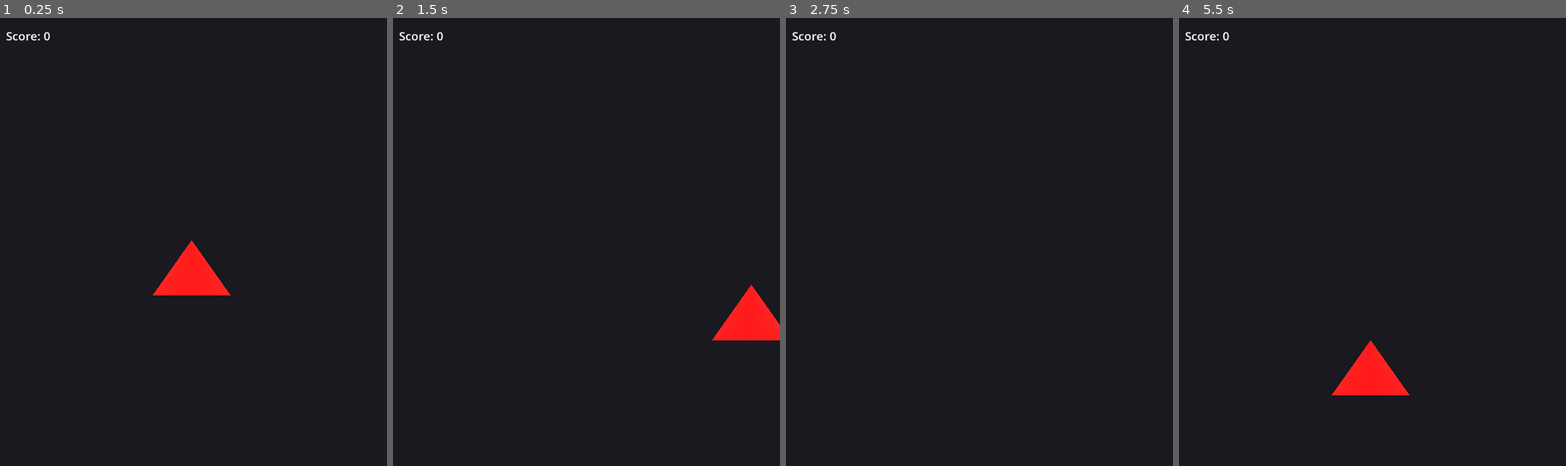
Above: before the commit, frames 1-4 (left to right).
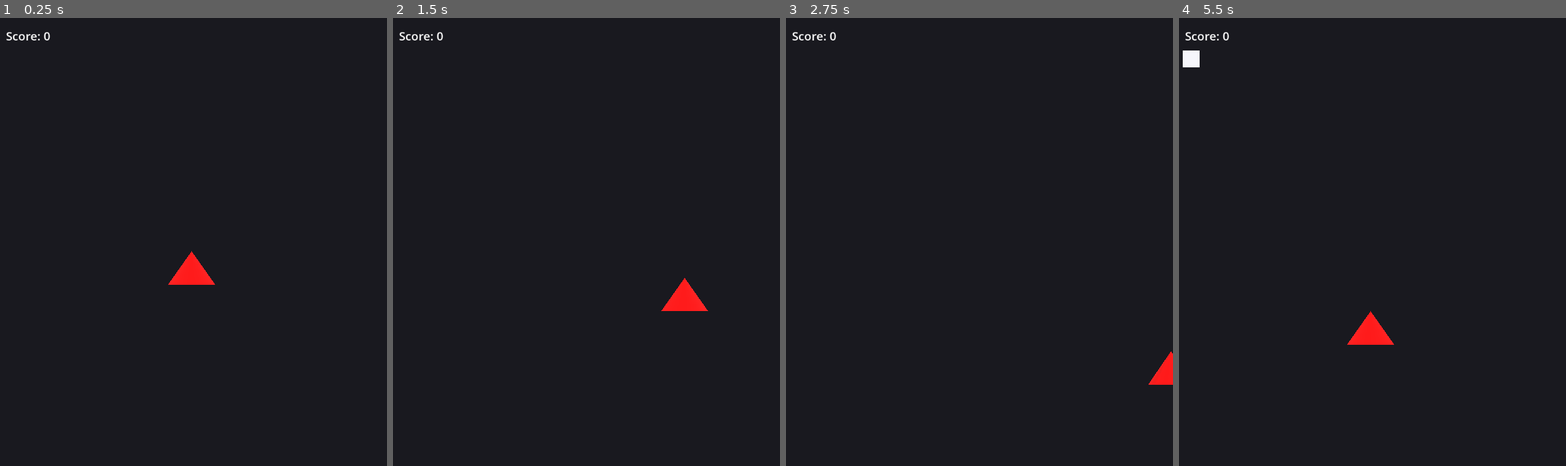
Above: after the commit, the same moments.

Repository: pedromirbr/Shootemup
Game: Godot game, scene res://Scene/Game.tscn
Two runs of this game, one before a commit and one after it. Both use one fixed random seed, a clock stepped at 60 frames per second and the inputs below. This scene is started directly instead of the project's main scene.
Inputs (mouse positions are in pixels of both pictures, inside the frame that each line leads up to):
- Up to frame 1 (0.25 s): no input
- Up to frame 2 (1.5 s): tap Enter (ui_accept) at 0.5, 0.77 s; move the mouse to (671, 242) at 0.52 s; hold Right (ui_right) 0.53-1.28 s; click (671, 242) at 0.67 s; move the mouse to (505, 291) at 1.27 s; hold Down (ui_down) from 1.28 s (still down)
- Up to frame 3 (2.75 s): tap Enter (ui_accept) at 1.52 s; move the mouse to (1018, 156) at 2.02 s; release Down (ui_down) at 2.03 s; hold Right (ui_right) from 2.03 s (still down)
- Up to frame 4 (5.5 s): move the mouse to (1349, 367) at 2.77 s; release Right (ui_right) at 2.78 s; hold Up (ui_up) 2.78-3.53 s; click (1349, 367) at 2.92 s; tap Enter (ui_accept) at 3.02, 3.77, 4.52 s; move the mouse to (1488, 345) at 3.52 s; hold Left (ui_left) 3.53-5.03 s; move the mouse to (1252, 192) at 4.27 s; move the mouse to (1391, 268) at 5.02 s; hold Down (ui_down) from 5.03 s (still down); click (1391, 268) at 5.17 s

The runs differ from the first frame. In frame 1, 0.8% of the frame differs, in the area x 39-60%, y 49-62%; in frame 2, 1.7%; in frame 3, 0.3%; in frame 4, 1.9%, in the area x 0-60%, y 7-85%.

Commit message:
Fix: Controls camera zoom using the 'size' property
This commit corrects the camera zoom functionality for an orthogonal projection camera. The previous approach of modifying the camera's Z-axis position was incorrect for this projection type.

The fix implements the following changes:
1.  Introduces a `camera_size` variable in `PlayerData.gd` to control the camera's zoom level.
2.  Updates `camera_3d.gd` to use `PlayerData.camera_size` to set the camera's `size` property at runtime.
3.  Removes the hardcoded `size` property from the `Camera3D` node in `Game.tscn` to ensure the script has exclusive control over this value.

This ensures the camera's zoom is correctly applied at the start of the game and can be easily configured, resolving the user's issue.

Diff:
--- a/Scene/Game.tscn
+++ b/Scene/Game.tscn
@@ -30,9 +30,7 @@
 shadow_enabled = true
 
 [node name="Camera3D" type="Camera3D" parent="."]
-transform = Transform3D(1, 0, 0, 0, 1, 0, 0, 0, 1, 0, 0, 50)
 projection = 1
-size = 18.0
 script = ExtResource("4_ivtx6")
 
 [node name="UI" type="Control" parent="."]
--- a/Script/PlayerData.gd
+++ b/Script/PlayerData.gd
@@ -3,6 +3,7 @@
 var player_name: String = "Player"
 var score: int = 0
 var selected_ship: StringName = &"RedShip"
+var camera_size: float = 30.0
 
 const GAME_DEPTH: float = -10.0
 const PLAYER_BOUNDS_X: Vector2 = Vector2(-30.0, 30.0)
--- a/Script/camera_3d.gd
+++ b/Script/camera_3d.gd
@@ -6,6 +6,7 @@
 
 	# Configurar posição e propriedades
 	position = Vector3(0, 0, 50)
+	size = PlayerData.camera_size
 	fov = 70
 
 	print("Câmera configurada: ", name)
